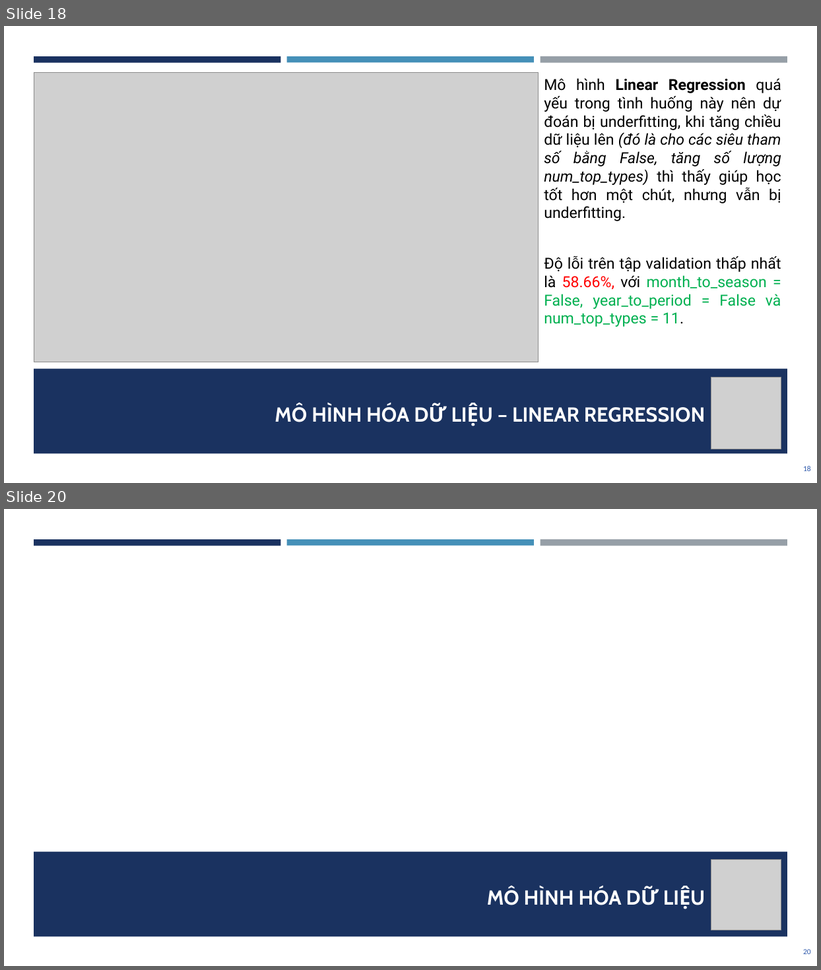
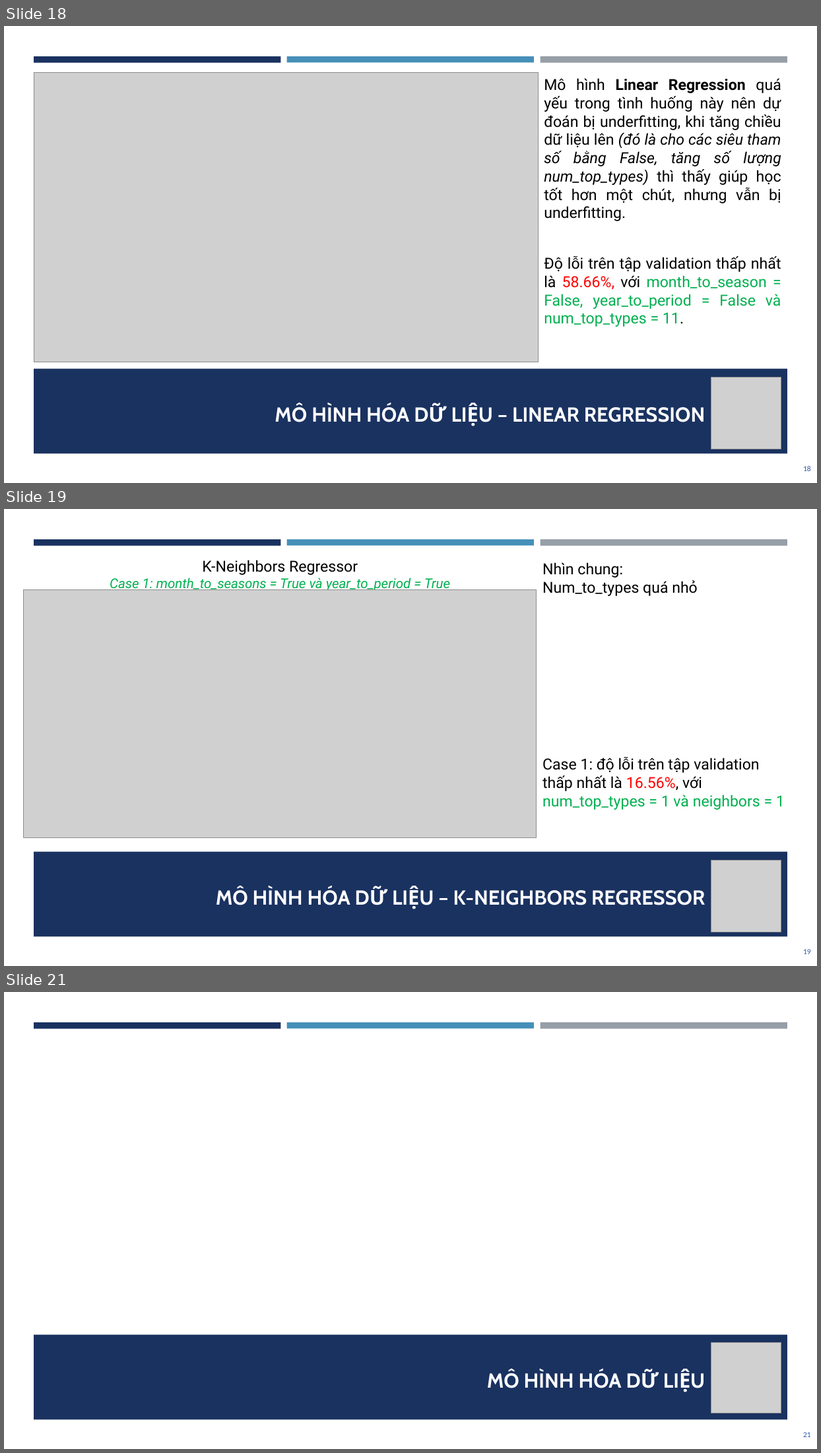
Before and after one commit to dpnam/DS-Final-Project, a slide deck: report-slide/BaoCaoCuoiKy_DS.pptx. Shown one above the other, each under a label of ours: slides 18 and 20 before the commit, slides 18, 19 and 21 after it; the slides between them are not shown. The pictures are 821x970 and 821x1453 pixels, drawn with LibreOffice and Linux fonts; fonts in the diff are those of the drawing; grey boxes stand for pictures. Boxes give left, top, right and bottom in pixels: in the first picture for what was removed or moved away, otherwise in the second. Text is boxed around its words. In the diff, an @@ line names an element or a change of style, - is before the commit and + after.

Commit message:
done model K-Neighbors Regressor

```diff
--- a/report-slide/BaoCaoCuoiKy_DS.pptx
+++ b/report-slide/BaoCaoCuoiKy_DS.pptx
@@ slide 19 added at [4,509,817,966], background #FFFFFF; not listed: 4 template elements that a slide beside it also shows @@
@@ text added at [110,560,450,592], 16 pt, text #00B050, italic @@
+K-Neighbors Regressor
+Case 1: month_to_seasons = True và year_to_period = True
@@ text added at [543,562,698,596], 18 pt, text #000000 @@
+Nhìn chung:
+Num_to_types quá nhỏ
@@ picture added at [24,590,537,838] @@
@@ text added at [543,757,785,810], 18 pt, text #000000 @@
+Case 1: độ lỗi trên tập validation thấp nhất là 16.56%, với num_top_types = 1 và neighbors = 1
@@ picture added at [712,861,781,932] @@
@@ title added at [216,888,705,906], 24 pt, text #FFFFFF, bold @@
+MÔ HÌNH HÓA DỮ LIỆU – K-NEIGHBORS REGRESSOR
@@ page number added at [803,949,811,955], 9 pt, text #2F5AAC @@
+19
@@ what was slide 20 is now slide 21 @@
@@ page number at [803,1432,811,1438]: text changed @@
-20
+21
```
Also in this commit, not shown: 2 slides changed, 1 other slide added, 1 slide removed, 1 other file.
